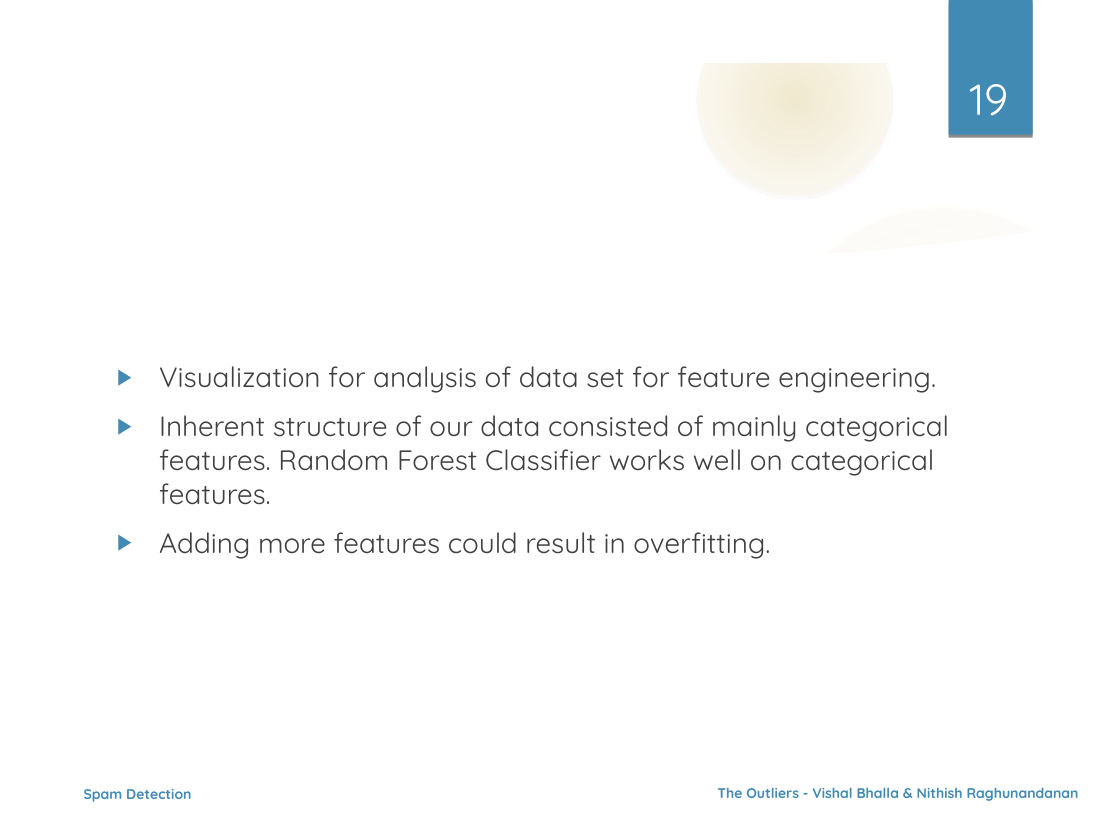
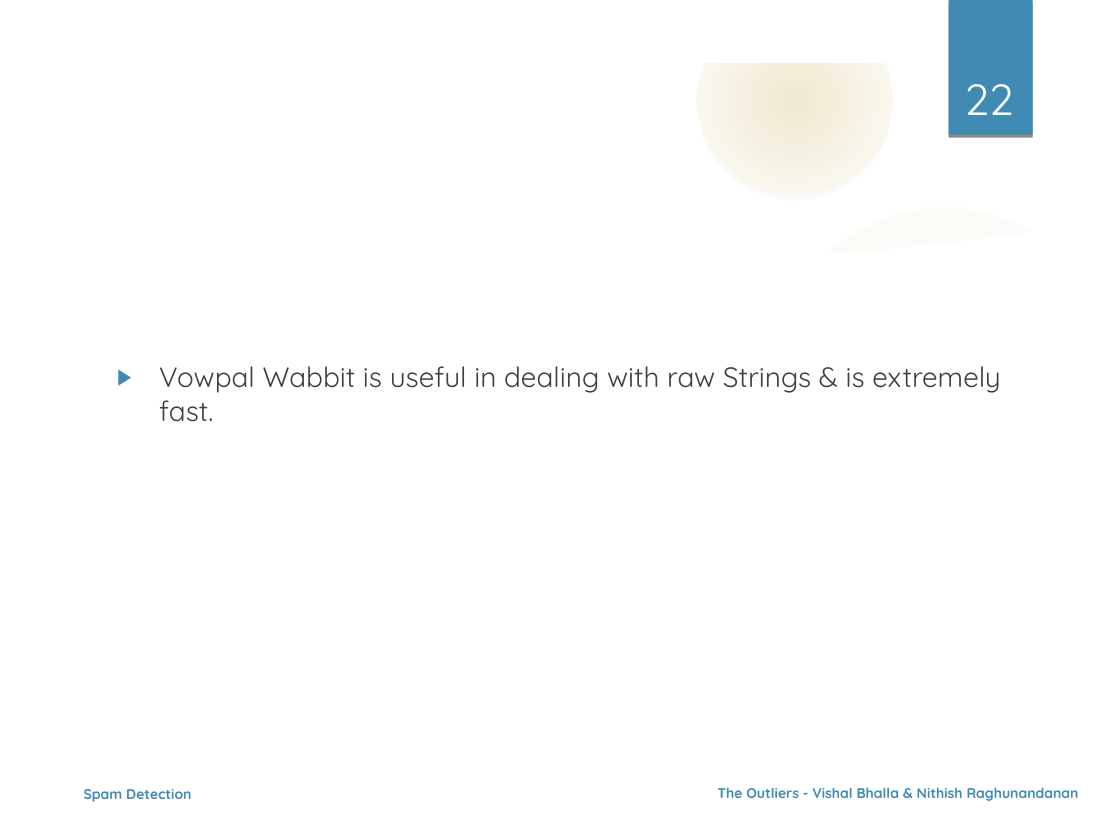
Before and after one commit to nehgu/Anomaly-Detection, a slide deck: slide 22 of Challenges/Spam Filtering Challenge 4/Ppt - Spam Detection Challenge-4.odp (slide 19 before the commit). Drawn at 1120x840 pixels with LibreOffice and Linux fonts; fonts in the diff are those of the drawing; background and template pictures are left out. Boxes give left, top, right and bottom in pixels: in the first picture for what was removed or moved away, otherwise in the second. Text is boxed around its words. In the diff, an @@ line names an element or a change of style, - is before the commit and + after.

```diff
--- a/Challenges/Spam Filtering Challenge 4/Ppt - Spam Detection Challenge-4.odp
+++ b/Challenges/Spam Filtering Challenge 4/Ppt - Spam Detection Challenge-4.odp
@@ page number at (964, 84, 1013, 115): text changed @@
-19
+22
@@ text at (159, 366, 1000, 422): text changed @@
-▶ Visualization for analysis of data set for feature engineering.
-▶ Inherent structure of our data consisted of mainly categorical features. Random Forest Classifier works well on categorical features.
-▶ Adding more features could result in overfitting.
+▶ Vowpal Wabbit is useful in dealing with raw Strings & is extremely fast.
```
Also in this commit, not shown: 9 other slides changed, 4 slides added, 1 slide removed.
